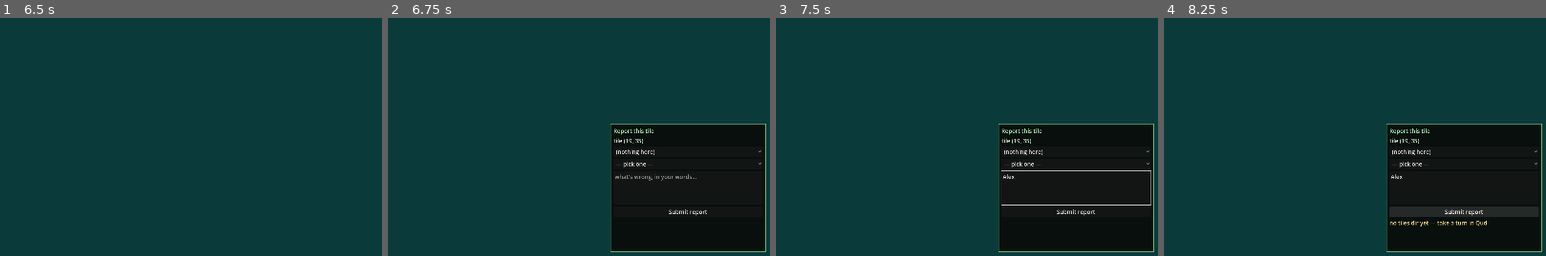
Above: before the commit, frames 1-4 (left to right).
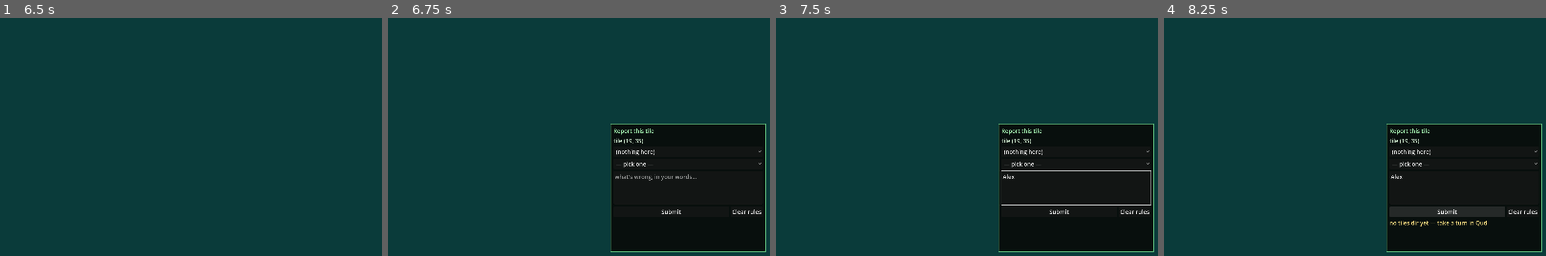
Above: after the commit, the same moments.

Repository: DazzlingDukeOfLazers/raves-of-qud
Game: Godot game, scene res://Main.tscn
The game is run twice, just before and just after one commit, with the same random seed, the same clock (stepped at 60 frames per second) and the same inputs.
Inputs (mouse positions are % of the whole screen's width and height, from its top left):
- Up to frame 1 (6.5 s): tap Enter at 0.5, 2, 3.5 s; move the mouse to (72, 45) at 0.52 s; hold Right 0.53-1.25 s; hold Shift 0.53-1.25 s; click (72, 45) at 0.67 s; tap Space at 0.77, 1.25, 2.75, 3.77, 5 s; drag from (30, 55) to (45, 70) at 1.27 s; move the mouse to (60, 28) at 2.02 s; hold Right 2.03-2.75 s; hold E 2.03-2.75 s; drag from (45, 70) to (20, 35) at 2.77 s; move the mouse to (80, 65) at 3.52 s; hold Left 3.53-4.25 s; hold F 3.53-4.25 s; drag from (20, 35) to (35, 25) at 4.27 s; move the mouse to (55, 50) at 5.02 s; hold Down 5.03-5.75 s; tap C at 5.1 s; click (55, 50) at 5.17 s; drag from (35, 25) to (30, 55) at 5.77 s
- Up to frame 2 (6.75 s): move the mouse to (72, 45) at 6.52 s; hold Up from 6.53 s (still down); tap I at 6.6 s
- Up to frame 3 (7.5 s): tap Space at 6.77 s; release Up at 7.25 s; click (89, 86) at 7.27 s; type "Alex" at 7.35 s
- Up to frame 4 (8.25 s): click "Submit report" (after the commit: "Submit") at 8 s
The pictures show only the part of the screen within x 50-100%, y 50-100%; the shares and areas given below are measured in that part.

Frame 1 is identical in both runs. In frame 2, 0.2% of the frame differs, in the area x 71-98%, y 80-84%; in frame 3, 0.2%; in frame 4, 0.2%, in the area x 71-98%, y 79-84%.

Commit message:
Split standing rules from one-off notes
Reports were doing two jobs with opposite lifecycles -- persistent render
config and disposable complaint tickets -- and the conflict kept biting:
deleting a "resolved" ticket reverted the render, because the ticket WAS
the override.

Now:
  overrides.json   standing rules (shape, fill), keyed by tile family,
                   one entry per tile. Read live by ZoneRenderer. Config.
  reports/*.md     one-off notes (colour, position, free text), each with
                   the inspector capture. Tickets, safe to delete.

The form routes by verdict: shape/fill upsert the JSON (read-modify-write,
preserving other slots, other tiles, and hand edits); everything else
writes a note. New "Clear rules" button removes a tile's JSON entry --
the proper undo, replacing hand-deletion of a file.

ZoneRenderer._load_overrides() now parses overrides.json (diffed against
last text to skip re-parsing) instead of scanning reports/. Verdicts are
stored as raw phrases and interpreted through the same matchers, so
wording changes need no migration.

Migrated the three live rules (waterwheel shape+fill, millstone fill)
into overrides.json and removed their .md files.

Co-Authored-By: Claude Opus 4.8 <noreply@anthropic.com>

Diff:
--- a/godot/TileReport.gd
+++ b/godot/TileReport.gd
@@ -7,11 +7,19 @@
 ## and south, but its tile is `sw_waterwheel_1` — no `_ns` suffix, no blueprint
 ## flag, nothing to infer from. Someone has to say so. This is where they say it.
 ##
-## Submitting writes one file per tile under
-##   ~/Library/Application Support/RavesOfQud/reports/
-## containing the full inspector report plus the verdict, so a collaborator can
-## read the directory and see every outstanding complaint with its evidence
-## already attached.
+## Submitting routes by verdict type, because the two kinds have opposite lifecycles:
+##
+##   STANDING RULES (shape, fill) are CONFIG. They upsert into ONE file,
+##     ~/Library/Application Support/RavesOfQud/overrides.json, keyed by tile family.
+##     The renderer reads it live. Entries persist until changed or cleared.
+##
+##   ONE-OFF NOTES (colour, position, free text) are TICKETS. Each writes a dated
+##     .md under reports/ with the full inspector capture attached. Delete when done.
+##
+## Splitting them fixes the trap where deleting a "resolved" ticket silently
+## reverted the render — because the ticket WAS the override. Config and tickets
+## now live in different places and can be cleaned up independently. "Clear rules"
+## removes this tile's config; deleting a note leaves the render untouched.
 
 ## Verdicts phrased as renderer outcomes, so a report maps onto something concrete.
 const VERDICTS := [
@@ -50,6 +58,7 @@
 var _font := FONT
 var _title: Label
 var _send: Button
+var _clear: Button
 
 var _objects: Array = []
 
@@ -98,11 +107,113 @@
 		_tile = String(_objects[_subject.selected].get("tile", ""))
 	_status.text = "" if _tile == "" else _tile.replace("\\", "/").get_file()
 
+## Route by verdict type. A shape or fill verdict is a STANDING RULE and gets
+## merged into overrides.json; anything else is a one-off note under reports/.
 func _submit() -> void:
 	if _cx < 0:
 		_status.text = "inspect a tile first"
 		return
-	if _verdict.selected <= 0 and _notes.text.strip_edges() == "":
+	var verdict := _verdict.get_item_text(_verdict.selected) if _verdict.selected > 0 else ""
+	var slot := _rule_slot(verdict)
+	if slot != "":
+		_upsert_override(slot, verdict)
+	else:
+		_write_note(verdict)
+
+## Which overrides slot a verdict belongs in: "shape", "fill", or "" for a note.
+func _rule_slot(verdict: String) -> String:
+	var v := verdict.to_lower()
+	if v.contains("fill"):
+		return "fill"
+	for k in ["wall", "panel", "n–s", "e–w", "billboard", "flat", "not be drawn"]:
+		if v.contains(k):
+			return "shape"
+	return ""
+
+# --- standing rules: overrides.json -----------------------------------------
+
+## Merge one rule into overrides.json under this tile's family, preserving the
+## other slot, every other tile, and any hand edits (read-modify-write).
+func _upsert_override(slot: String, verdict: String) -> void:
+	if _tile == "":
+		_status.text = "no tile to attach the rule to"
+		return
+	var path := _overrides_path()
+	if path == "":
+		_status.text = "no tiles dir yet — take a turn in Qud"
+		return
+	var data := _read_overrides(path)
+	var fam := _family(_tile)
+	var tiles: Dictionary = data.get("tiles", {})
+	var entry: Dictionary = tiles.get(fam, {})
+	entry[slot] = verdict
+	tiles[fam] = entry
+	data["tiles"] = tiles
+	_write_overrides(path, data)
+	_status.text = "rule set: %s.%s (live next turn)" % [fam, slot]
+	_verdict.selected = 0
+
+## Drop THIS tile's standing rules — the undo for a bad verdict.
+func _clear_override() -> void:
+	if _tile == "":
+		return
+	var path := _overrides_path()
+	if path == "":
+		return
+	var data := _read_overrides(path)
+	var tiles: Dictionary = data.get("tiles", {})
+	var fam := _family(_tile)
+	if tiles.has(fam):
+		tiles.erase(fam)
+		data["tiles"] = tiles
+		_write_overrides(path, data)
+		_status.text = "cleared rules for %s" % fam
+	else:
+		_status.text = "no rules on %s" % fam
+
+func _overrides_path() -> String:
+	if _renderer == null:
+		return ""
+	var base := _renderer.tiles_dir().get_base_dir()
+	return "" if base == "" else base.path_join("overrides.json")
+
+func _read_overrides(path: String) -> Dictionary:
+	if not FileAccess.file_exists(path):
+		return {"version": 1, "tiles": {}}
+	var data = JSON.parse_string(FileAccess.get_file_as_string(path))
+	return data if typeof(data) == TYPE_DICTIONARY else {"version": 1, "tiles": {}}
+
+func _write_overrides(path: String, data: Dictionary) -> void:
+	var f := FileAccess.open(path, FileAccess.WRITE)
+	if f != null:
+		f.store_string(JSON.stringify(data, "  "))
+		f.close()
+
+## Tile path -> family, matching ZoneRenderer._tile_family so keys line up.
+func _family(tile: String) -> String:
+	var t := tile.replace("\\", "/").get_file().get_basename().to_lower()
+	var dash := t.rfind("-")
+	if dash > 0 and _is_binary(t.substr(dash + 1)):
+		t = t.substr(0, dash)
+	var end := t.length()
+	while end > 0 and t[end - 1] >= "0" and t[end - 1] <= "9":
+		end -= 1
+	if end > 0 and end < t.length() and t[end - 1] == "_":
+		end -= 1
+	return t.substr(0, end) if end > 0 else t
+
+func _is_binary(s: String) -> bool:
+	if s.length() == 0:
+		return false
+	for c in s:
+		if c != "0" and c != "1":
+			return false
+	return true
+
+# --- one-off notes: reports/*.md --------------------------------------------
+
+func _write_note(verdict: String) -> void:
+	if verdict == "" and _notes.text.strip_edges() == "":
 		_status.text = "pick a verdict or write a note"
 		return
 	var dir := _reports_dir()
@@ -110,19 +221,12 @@
 		_status.text = "no tiles dir yet — take a turn in Qud"
 		return
 	DirAccess.make_dir_recursive_absolute(dir)
-
-	var verdict := _verdict.get_item_text(_verdict.selected) if _verdict.selected > 0 else "(none)"
-	var standing := _is_standing_rule(verdict)
 	var body := PackedStringArray()
-	body.append("# Tile report — (%d, %d)" % [_cx, _cy])
+	body.append("# Tile note — (%d, %d)" % [_cx, _cy])
 	body.append("")
-	if standing:
-		body.append("> STANDING RULE — this file IS the override. It applies while it exists.")
-		body.append("> Do not delete it to \"resolve\" the tile; deleting reverts the render.")
-		body.append("")
 	body.append("- **zone**: %s" % _zone)
 	body.append("- **tile**: `%s`" % _tile)
-	body.append("- **verdict**: %s" % verdict)
+	body.append("- **verdict**: %s" % (verdict if verdict != "" else "(note only)"))
 	body.append("- **filed**: %s" % Time.get_datetime_string_from_system())
 	body.append("")
 	body.append("## Notes")
@@ -132,35 +236,21 @@
 	body.append("```")
 	body.append(_report)
 	body.append("```")
-
-	var path := dir.path_join(_filename())
+	var path := dir.path_join(_note_filename())
 	var f := FileAccess.open(path, FileAccess.WRITE)
 	if f == null:
 		_status.text = "could not write %s" % path
 		return
 	f.store_string("\n".join(body) + "\n")
 	f.close()
-	_status.text = "filed -> reports/%s" % _filename()
+	_status.text = "note filed -> reports/%s" % _note_filename()
 	_notes.text = ""
 	_verdict.selected = 0
 
-## Shape and fill verdicts are STANDING RULES: the renderer reads them live, so
-## the file must persist. Everything else (colour/height/position notes) is a
-## one-off complaint. The distinction is written into the file so it is not lost.
-func _is_standing_rule(verdict: String) -> bool:
-	var v := verdict.to_lower()
-	for k in ["wall", "panel", "n–s", "e–w", "billboard", "flat", "not be drawn", "fill"]:
-		if v.contains(k):
-			return true
-	return false
-
-## One file per tile per verdict, so re-filing the same complaint overwrites
-## rather than piling up, but two different complaints about one tile coexist.
-func _filename() -> String:
+func _note_filename() -> String:
 	var zone := _zone.replace(".", "-")
 	var slug := "none" if _tile == "" else _tile.replace("\\", "/").get_file().get_basename()
-	var v := "note" if _verdict.selected <= 0 else str(_verdict.selected)
-	return "%s_%02d-%02d_%s_v%s.md" % [zone, _cx, _cy, slug, v]
+	return "%s_%02d-%02d_%s.md" % [zone, _cx, _cy, slug]
 
 func _reports_dir() -> String:
 	if _renderer == null:
@@ -215,10 +305,20 @@
 	_notes.custom_minimum_size = Vector2(0, 120)
 	box.add_child(_notes)
 
+	var row := HBoxContainer.new()
+	row.add_theme_constant_override("separation", 6)
+	box.add_child(row)
+
 	_send = Button.new()
-	_send.text = "Submit report"
+	_send.text = "Submit"
+	_send.size_flags_horizontal = Control.SIZE_EXPAND_FILL
 	_send.pressed.connect(_submit)
-	box.add_child(_send)
+	row.add_child(_send)
+
+	_clear = Button.new()
+	_clear.text = "Clear rules"
+	_clear.pressed.connect(_clear_override)
+	row.add_child(_clear)
 
 	_status = Label.new()
 	_status.add_theme_color_override("font_color", Color(0.95, 0.85, 0.5))
@@ -243,6 +343,7 @@
 			pop.add_theme_font_size_override("font_size", _font)
 	_notes.add_theme_font_size_override("font_size", _font)
 	_send.add_theme_font_size_override("font_size", _font)
+	_clear.add_theme_font_size_override("font_size", _font)
 	_notes.custom_minimum_size = Vector2(0, _font * 6)
 
 func hide_panel() -> void:
--- a/godot/ZoneRenderer.gd
+++ b/godot/ZoneRenderer.gd
@@ -60,6 +60,7 @@
 # and it applies live: file a report, take a turn, see it.
 var _overrides := {}        # tile family -> shape verdict
 var _fill_overrides := {}   # tile family -> Fill mode
+var _overrides_raw := "?"   # last overrides.json text, to skip re-parsing
 
 var _palette := {}          # colour char -> "#rrggbb", from the mod (authoritative)
 var _tiles_dir := ""
@@ -313,54 +314,63 @@
 	["solid block", Fill.ALL],
 ]
 
-## Re-read the reports directory. A handful of small files, read once per snapshot,
-## so a filed verdict takes effect on the next turn with no restart.
+## Read the standing overrides — one JSON file the report form maintains, keyed by
+## tile family. Replaces scanning reports/*.md: those files were doing double duty
+## as both complaint tickets and live config, and deleting a "resolved" ticket
+## silently reverted the render. reports/ now holds one-off notes only.
+##
+## Verdicts are stored as the raw phrase and interpreted here through the same
+## matchers the form used to write them, so wording can change without a migration.
 func _load_overrides() -> void:
 	if _tiles_dir == "":
 		return
-	var dir := _tiles_dir.get_base_dir().path_join("reports")
-	var da := DirAccess.open(dir)
-	if da == null:
-		_overrides.clear()
-		_fill_overrides.clear()
+	var path := _tiles_dir.get_base_dir().path_join("overrides.json")
+	var text := FileAccess.get_file_as_string(path) if FileAccess.file_exists(path) else ""
+	if text == _overrides_raw:
+		return                      # unchanged since last frame — skip the re-parse
+	_overrides_raw = text
+	_overrides.clear()
+	_fill_overrides.clear()
+	if text == "":
 		return
-	var found := {}
-	var fills := {}
-	for f in da.get_files():
-		if not f.ends_with(".md"):
+	var data = JSON.parse_string(text)
+	if typeof(data) != TYPE_DICTIONARY:
+		return
+	var tiles = data.get("tiles", {})
+	if typeof(tiles) != TYPE_DICTIONARY:
+		return
+	for fam in tiles:
+		var entry = tiles[fam]
+		if typeof(entry) != TYPE_DICTIONARY:
 			continue
-		var text := FileAccess.get_file_as_string(dir.path_join(f))
-		if text == "":
-			continue
-		var tile := ""
-		var verdict := ""
-		for line in text.split("\n"):
-			if line.begins_with("- **tile**:") and line.contains("`"):
-				tile = line.get_slice("`", 1)
-			elif line.begins_with("- **verdict**:"):
-				verdict = line.substr(line.find(":") + 1).strip_edges()
-		if tile == "" or verdict == "":
-			continue
-		var fam := _tile_family(tile)
-		var vlow := verdict.to_lower()
-		for pair in VERDICT_KEYS:
-			if vlow.contains(pair[0]):
-				found[fam] = pair[1]
-				break
-		for pair in FILL_KEYS:
-			if vlow.contains(pair[0]):
-				fills[fam] = pair[1]
-				break
-	_overrides = found
-	_fill_overrides = fills
-
-## The fill mode for a tile: a filed FILL verdict if there is one, else the
-## caller's default. Whether a wheel's paddle gaps read as background or as
-## see-through is a judgement about the art, not something derivable from it.
+		var shape := _match_shape(String(entry.get("shape", "")))
+		if shape != "":
+			_overrides[fam] = shape
+		var fill := _match_fill(String(entry.get("fill", "")))
+		if fill >= 0:
+			_fill_overrides[fam] = fill
+
+## Verdict phrase -> shape key, or "" if none matches.
+func _match_shape(verdict: String) -> String:
+	var v := verdict.to_lower()
+	for pair in VERDICT_KEYS:
+		if v.contains(pair[0]):
+			return pair[1]
+	return ""
+
+## Verdict phrase -> Fill mode, or -1 if none matches.
+func _match_fill(verdict: String) -> int:
+	var v := verdict.to_lower()
+	for pair in FILL_KEYS:
+		if v.contains(pair[0]):
+			return pair[1]
+	return -1
+
 ## The fill mode a billboard of this tile would use — the inspector previews with it.
 func fill_mode_for(tile: String) -> int:
 	return _fill_for(tile, Fill.INTERIOR)
 
+## A filed FILL verdict for this tile if there is one, else the caller's default.
 func _fill_for(tile: String, fallback: int) -> int:
 	if _fill_overrides.is_empty() or tile == "":
 		return fallback
Not shown, changed: CLAUDE.md
Not shown, changed: README.md
